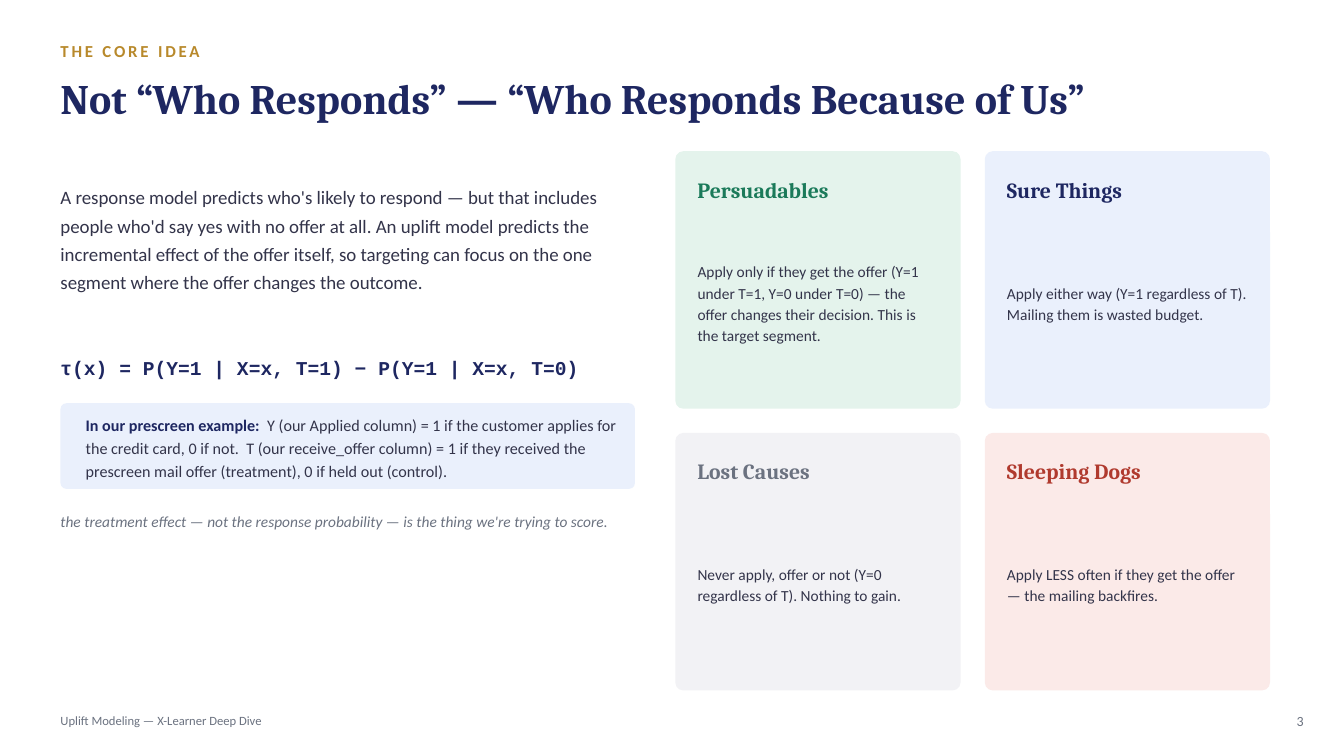
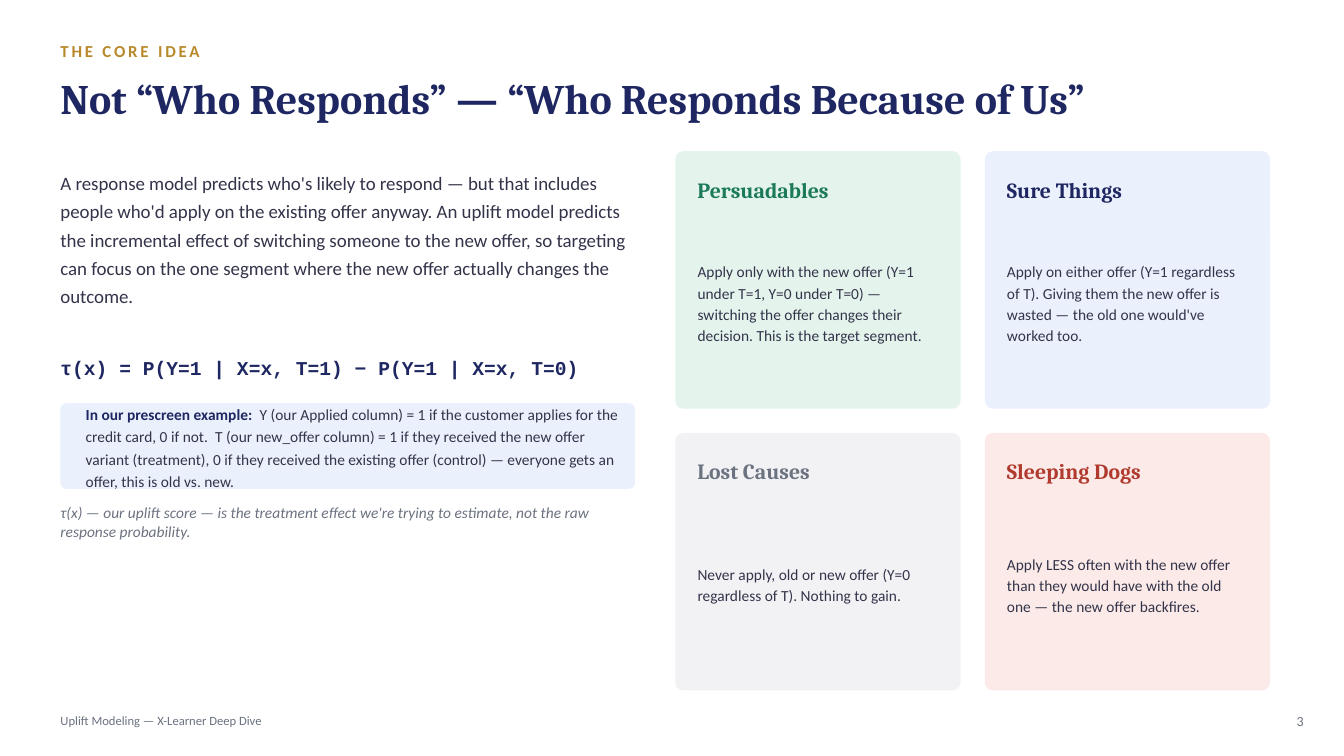
Before and after one commit to crystal1361/uplift-model, a slide deck: slide 3 of uplift_model_deck.pptx. Drawn at 1344x756 pixels with LibreOffice and Linux fonts; fonts in the diff are those of the drawing. Boxes give left, top, right and bottom in pixels: in the first picture for what was removed or moved away, otherwise in the second. Text is boxed around its words. In the diff, an @@ line names an element or a change of style, - is before the commit and + after.

```diff
--- a/uplift_model_deck.pptx
+++ b/uplift_model_deck.pptx
@@ text at [60,177,626,303]: text changed @@
-A response model predicts who's likely to respond — but that includes people who'd say yes with no offer at all. An uplift model predicts the incremental effect of the offer itself, so targeting can focus on the one segment where the offer changes the outcome.
+A response model predicts who's likely to respond — but that includes people who'd apply on the existing offer anyway. An uplift model predicts the incremental effect of switching someone to the new offer, so targeting can focus on the one segment where the new offer actually changes the outcome.
@@ text at [698,266,922,344]: text changed @@
-Apply only if they get the offer (Y=1 under T=1, Y=0 under T=0) — the offer changes their decision. This is the target segment.
+Apply only with the new offer (Y=1 under T=1, Y=0 under T=0) — switching the offer changes their decision. This is the target segment.
@@ text at [1007,266,1235,341]: text changed @@
-Apply either way (Y=1 regardless of T). Mailing them is wasted budget.
+Apply on either offer (Y=1 regardless of T). Giving them the new offer is wasted — the old one would've worked too.
@@ text at [86,409,618,489]: text changed; size 11.5 to 11 pt @@
-In our prescreen example: Y (our Applied column) = 1 if the customer applies for the credit card, 0 if not. T (our receive_offer column) = 1 if they received the prescreen mail offer (treatment), 0 if held out (control).
+In our prescreen example: Y (our Applied column) = 1 if the customer applies for the credit card, 0 if not. T (our new_offer column) = 1 if they received the new offer variant (treatment), 0 if they received the existing offer (control) — everyone gets an offer, this is old vs. new.
@@ text at [60,507,589,540]: text changed @@
-the treatment effect — not the response probability — is the thing we're trying to score.
+τ(x) — our uplift score — is the treatment effect we're trying to estimate, not the raw response probability.
@@ text at [698,569,911,604]: text changed @@
-Never apply, offer or not (Y=0 regardless of T). Nothing to gain.
+Never apply, old or new offer (Y=0 regardless of T). Nothing to gain.
@@ text at [1007,559,1230,612]: text changed @@
-Apply LESS often if they get the offer — the mailing backfires.
+Apply LESS often with the new offer than they would have with the old one — the new offer backfires.
```
Also in this commit, not shown: 8 other slides changed, 1 other file.
